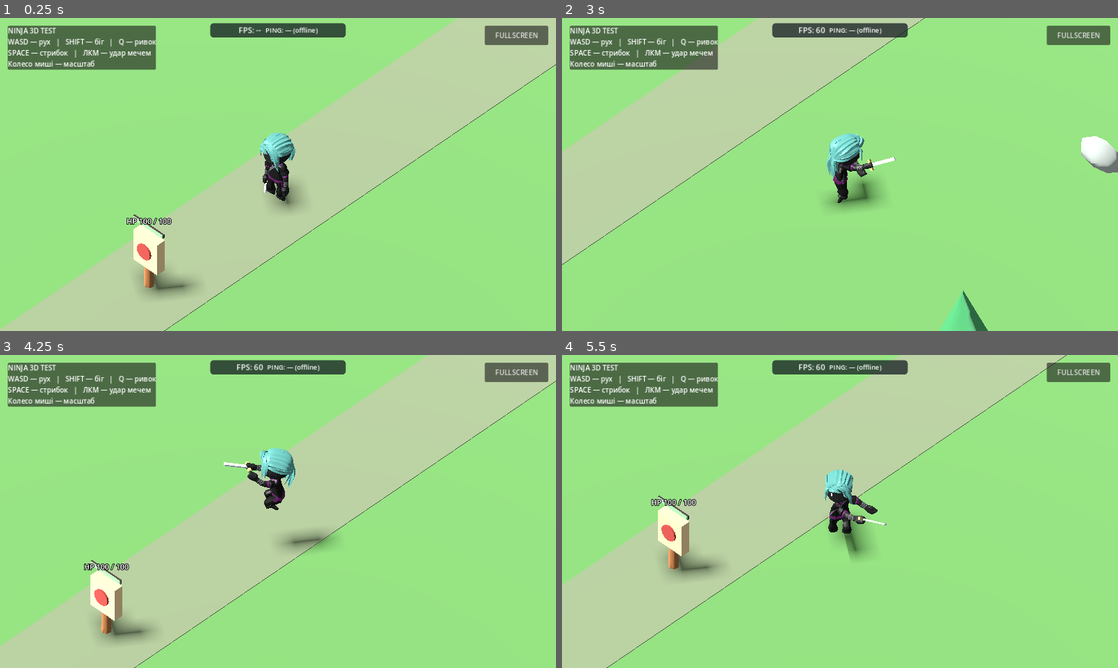
Above: before the commit, frames 1-4 (two rows, left to right).
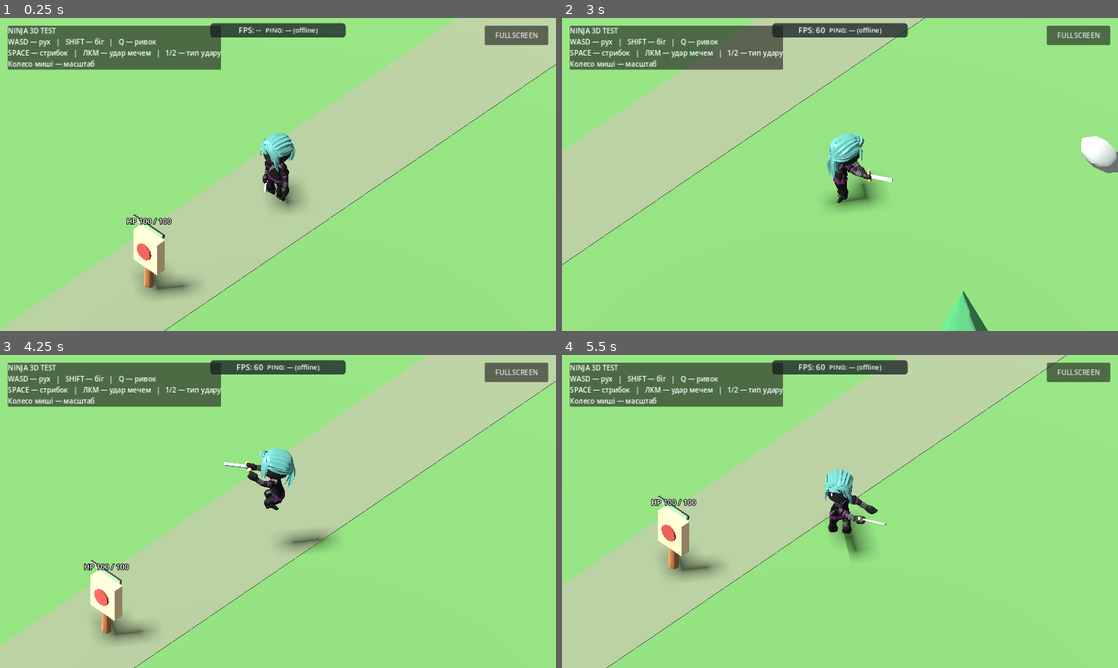
Above: after the commit, the same moments.

Repository: levian47/riskfate-3d-pro
Game: Godot game, scene res://main.tscn
Two runs of this game, one before a commit and one after it. Both use one fixed random seed, a clock stepped at 60 frames per second and the inputs below.
Inputs (mouse positions are in pixels of both pictures, inside the frame that each line leads up to):
- Up to frame 1 (0.25 s): no input
- Up to frame 2 (3 s): tap Enter at 0.5 s; move the mouse to (962, 158) at 0.52 s; hold D 0.53-1.25 s; tap 1 at 0.6, 2.1 s; click (962, 158) at 0.67 s; tap Space at 0.77 s; tap 2 at 0.8, 2.3 s; drag from (728, 190) to (812, 237) at 1.27 s; move the mouse to (895, 105) at 2.02 s; hold D 2.03-2.75 s; drag from (812, 237) to (673, 127) at 2.77 s
- Up to frame 3 (4.25 s): move the mouse to (444, 558) at 3.52 s; hold A from 3.53 s (still down); hold Shift from 3.53 s (still down); tap Space at 3.77 s; tap 2 at 3.8 s
- Up to frame 4 (5.5 s): release A at 4.25 s; release Shift at 4.25 s; drag from (673, 464) to (756, 433) at 4.27 s; move the mouse to (867, 511) at 5.02 s; hold S from 5.03 s (still down); tap 1 at 5.1 s; click (867, 511) at 5.17 s; tap 2 at 5.3 s

The runs differ from the first frame. In frame 1, 1.7% of the frame differs, in the area x 27-40%, y 2-17%; in frame 2, 1.9%, in the area x 27-60%, y 2-54%; in frame 3, 1.7%; in frame 4, 1.7%.

Commit message:
feat: preserve approved standard sword slash and add wider ascending sweeping variant

Diff:
--- a/main.gd
+++ b/main.gd
@@ -31,6 +31,10 @@
 const SWORD_ARC_START_HEIGHT := 0.78
 const SWORD_ARC_END_HEIGHT := 0.22
 const SWORD_ARC_SWEEP_ANGLE := 65.0
+# Trial parameters for the second, wider, slightly ascending horizontal slash.
+const SWEEPING_ARC_ANGLE := 90.0
+const SWEEPING_ARC_START_HEIGHT := 0.22
+const SWEEPING_ARC_END_HEIGHT := 0.78
 # Prototype combat parameters. Not approved balance values.
 const TRAINING_HIT_DAMAGE := 25
 const TRAINING_HIT_REACH := 3.1
@@ -56,6 +60,8 @@
 var attack_time_left := 0.0
 var attack_duration := 0.0
 var attack_hit_pending := false
+# 0 = approved Standard, 1 = experimental Sweeping. Not camera-dependent.
+var attack_variant := 0
 var coyote_left := 0.0
 var jump_buffer_left := 0.0
 var jump_was_pressed := false
@@ -170,6 +176,12 @@
 
 
 func _unhandled_input(event: InputEvent) -> void:
+	if event is InputEventKey and event.pressed and not event.echo and event.keycode == KEY_1:
+		_set_attack_variant(0)
+		return
+	if event is InputEventKey and event.pressed and not event.echo and event.keycode == KEY_2:
+		_set_attack_variant(1)
+		return
 	if event is InputEventKey and event.pressed and not event.echo and event.keycode == KEY_Q:
 		_start_dash()
 		return
@@ -249,6 +261,15 @@
 	else:
 		push_warning("AnimationPlayer not found in imported model")
 
+func _set_attack_variant(variant: int) -> void:
+	# Selection is allowed only between attacks; never change a live swing.
+	if variant < 0 or variant > 1 or attack_time_left > 0.0:
+		return
+	attack_variant = variant
+	if animation_tree != null:
+		animation_tree.set("parameters/AttackVariant/blend_amount", float(variant))
+
+
 func _start_attack() -> void:
 	if animation_tree == null or attack_time_left > 0.0:
 		return
@@ -357,7 +378,7 @@
 	return ""
 
 
-func _make_wider_sword_slash(source_name: String, model: Node, mirrored: bool = false) -> String:
+func _make_wider_sword_slash(source_name: String, model: Node, mirrored: bool = false, sweeping: bool = false) -> String:
 	# Preserve the imported source. First widen the upper arm as before,
 	# then solve the right-shoulder rotation for a near-horizontal sword tip.
 	var source := animator.get_animation(source_name)
@@ -395,8 +416,8 @@
 	if arm_track < 0:
 		return ""
 	var lib := AnimationLibrary.new()
-	var clip_name := "WideSwordSlashMirror" if mirrored else "WideSwordSlash"
-	var library_name := "combat_mirror" if mirrored else "combat"
+	var clip_name := "SweepingSwordSlash" if sweeping else ("WideSwordSlashMirror" if mirrored else "WideSwordSlash")
+	var library_name := "combat_sweeping" if sweeping else ("combat_mirror" if mirrored else "combat")
 	if lib.add_animation(clip_name, wide) != OK:
 		return ""
 	if animator.add_animation_library(library_name, lib) != OK:
@@ -423,8 +444,11 @@
 			continue
 		var progress := smoothstep(0.14, 0.59, fraction)
 		var arc_direction := -1.0 if mirrored else 1.0
-		var horizontal_angle := deg_to_rad(lerpf(SWORD_ARC_SWEEP_ANGLE * arc_direction, -SWORD_ARC_SWEEP_ANGLE * arc_direction, progress))
-		var desired_height := lerpf(SWORD_ARC_START_HEIGHT, SWORD_ARC_END_HEIGHT, progress)
+		var sweep_angle := SWEEPING_ARC_ANGLE if sweeping else SWORD_ARC_SWEEP_ANGLE
+		var start_height := SWEEPING_ARC_START_HEIGHT if sweeping else SWORD_ARC_START_HEIGHT
+		var end_height := SWEEPING_ARC_END_HEIGHT if sweeping else SWORD_ARC_END_HEIGHT
+		var horizontal_angle := deg_to_rad(lerpf(sweep_angle * arc_direction, -sweep_angle * arc_direction, progress))
+		var desired_height := lerpf(start_height, end_height, progress)
 		desired_height = clampf(desired_height, -radius * 0.95, radius * 0.95)
 		var horizontal_length := sqrt(maxf(0.001, radius * radius - desired_height * desired_height))
 		var desired_offset := Vector3(sin(horizontal_angle) * horizontal_length, desired_height, cos(horizontal_angle) * horizontal_length)
@@ -499,10 +523,20 @@
 		push_error("Could not build the retained back-facing sword slash")
 		return
 	animator.remove_animation_library("combat")
+	# Build the experimental variant only AFTER the approved clip is complete.
+	# The standard animation object and its keyframes are never modified.
+	var sweeping_clip := _make_wider_sword_slash(attack_clip_name, model, true, true)
+	if sweeping_clip.is_empty():
+		push_error("Could not build the sweeping sword slash")
+		return
 	attack_clip_name = retained_clip
 	var attack_clip := animator.get_animation(attack_clip_name)
 	var attack_node := AnimationNodeAnimation.new()
 	attack_node.animation = attack_clip_name
+	var sweeping_node := AnimationNodeAnimation.new()
+	sweeping_node.animation = sweeping_clip
+	var attack_selector := AnimationNodeBlend2.new()
+	attack_selector.sync = false
 	var attack_speed := AnimationNodeTimeScale.new()
 	var attack_layer := AnimationNodeOneShot.new()
 	attack_layer.fadein_time = 0.06
@@ -522,9 +556,13 @@
 		return
 
 	root.add_node("SwordSlash", attack_node)
+	root.add_node("SweepingSwordSlash", sweeping_node)
+	root.add_node("AttackVariant", attack_selector)
 	root.add_node("AttackSpeed", attack_speed)
 	root.add_node("Attack", attack_layer)
-	root.connect_node("AttackSpeed", 0, "SwordSlash")
+	root.connect_node("AttackVariant", 0, "SwordSlash")
+	root.connect_node("AttackVariant", 1, "SweepingSwordSlash")
+	root.connect_node("AttackSpeed", 0, "AttackVariant")
 	root.connect_node("Attack", 0, "Locomotion")
 	root.connect_node("Attack", 1, "AttackSpeed")
 	root.connect_node("output", 0, "Attack")
@@ -537,6 +575,7 @@
 	animator.stop()
 	animation_tree.active = true
 	animation_tree.set("parameters/AttackSpeed/scale", ATTACK_SPEED)
+	animation_tree.set("parameters/AttackVariant/blend_amount", 0.0)
 	_set_locomotion("Idle")
 
 
@@ -645,7 +684,7 @@
 	panel.position = Vector2(18, 18)
 	canvas.add_child(panel)
 	var label := Label.new()
-	label.text = "NINJA 3D TEST\nWASD — рух   |   SHIFT — біг   |   Q — ривок\nSPACE — стрибок   |   ЛКМ — удар мечем\nКолесо миші — масштаб"
+	label.text = "NINJA 3D TEST\nWASD — рух   |   SHIFT — біг   |   Q — ривок\nSPACE — стрибок   |   ЛКМ — удар мечем   |   1/2 — тип удару\nКолесо миші — масштаб"
 	panel.add_child(label)
 	# Also expose fullscreen on desktop without relying on browser controls.
 	var fullscreen_button := Button.new()
